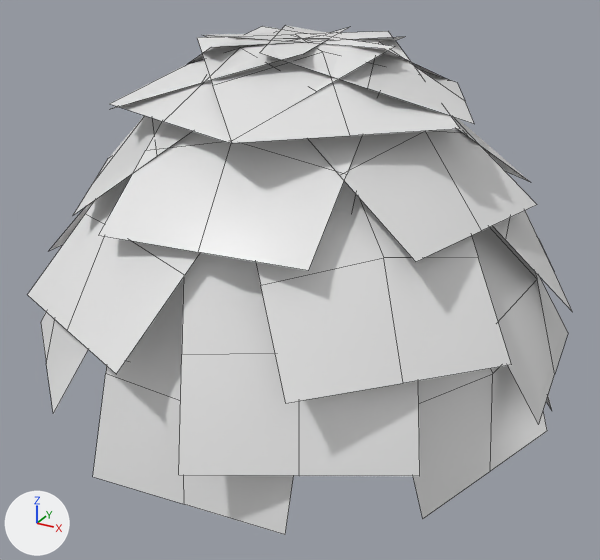
What one commit did to the FBX model HiddenHarmony/Assets/Models/Hub/Fern/groundFern.fbx.
One viewpoint serves both versions: a 50 mm lens placed at (0.578, -1.056, 0.701), pointed at (0.014, -0.031, 0.188). Lighting does not change. The marker at lower left points along +X, +Y and +Z. Mesh edges are drawn as thin lines. Where no turn or scale is listed for an object, it has been applied to the vertices.
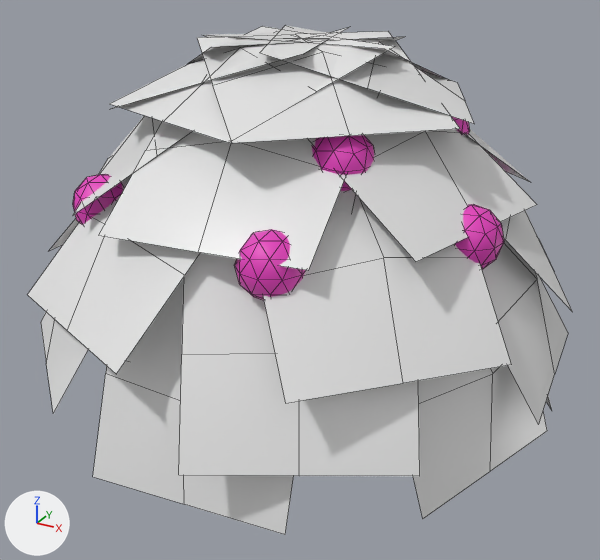
Boxes [x1, y1, x2, y2] around the edits, measured in the pictures (600 x 560 px):
'Icosphere.003', added (pink): after [235, 229, 306, 300]
'Icosphere.009', added (pink): after [312, 135, 374, 191]
'Icosphere.002', added (pink): after [455, 204, 504, 270]
'Icosphere.004', added (pink): after [73, 174, 123, 224]
'Icosphere.008', added: after [451, 116, 470, 134]

The change, as a list of edits to the scene's bpy script:
```text
Add mat_glow:
    mat_glow = principled_material('glow')
    mat_glow.base_color = (0.8, 0.0502, 0.523)  # pink #e73fbf
Add me_icosphere_003:
    me_icosphere_003.from_pydata(...)  # an icosphere of 80 faces spanning x -0.0444..0.0444, y -0.0444..0.0444, z -0.045..0.045
    me_icosphere_003.materials.append(mat_glow)  # pink #e73fbf
Add me_icosphere_004:
    me_icosphere_004.from_pydata(...)  # an icosphere of 80 faces spanning x -0.0445..0.0445, y -0.0442..0.0442, z -0.045..0.045
    me_icosphere_004.materials.append(mat_glow)  # pink #e73fbf
Add me_icosphere_002:
    me_icosphere_002.from_pydata(...)  # an icosphere of 80 faces spanning x -0.0443..0.0443, y -0.0445..0.0445, z -0.045..0.045
    me_icosphere_002.materials.append(mat_glow)  # pink #e73fbf
Add me_icosphere_009:
    me_icosphere_009.from_pydata(...)  # an icosphere of 80 faces spanning x -0.0438..0.0438, y -0.0448..0.0448, z -0.045..0.045
    me_icosphere_009.materials.append(mat_glow)  # pink #e73fbf
Add me_icosphere_008:
    me_icosphere_008.from_pydata(...)  # an icosphere of 80 faces spanning x -0.044..0.044, y -0.0447..0.0447, z -0.045..0.045
    me_icosphere_008.materials.append(mat_glow)  # pink #e73fbf
Add ob_icosphere_003:
    ob_icosphere_003 = bpy.data.objects.new('Icosphere.003', me_icosphere_003)
    ob_icosphere_003.location = (0.108, -0.271, 0.319)
Add ob_icosphere_004:
    ob_icosphere_004 = bpy.data.objects.new('Icosphere.004', me_icosphere_004)
    ob_icosphere_004.location = (-0.22, -0.191, 0.319)
Add ob_icosphere_002:
    ob_icosphere_002 = bpy.data.objects.new('Icosphere.002', me_icosphere_002)
    ob_icosphere_002.location = (0.283, -0.069, 0.319)
Add ob_icosphere_009:
    ob_icosphere_009 = bpy.data.objects.new('Icosphere.009', me_icosphere_009)
    ob_icosphere_009.location = (0.134, -0.145, 0.419)
Add ob_icosphere_008:
    ob_icosphere_008 = bpy.data.objects.new('Icosphere.008', me_icosphere_008)
    ob_icosphere_008.location = (0.181, 0.079, 0.419)
```
